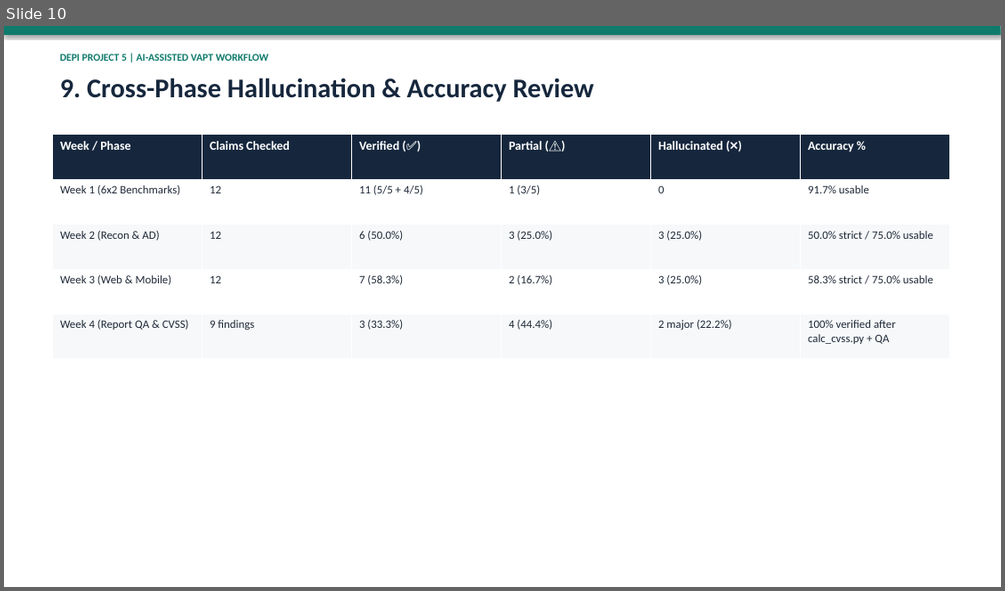
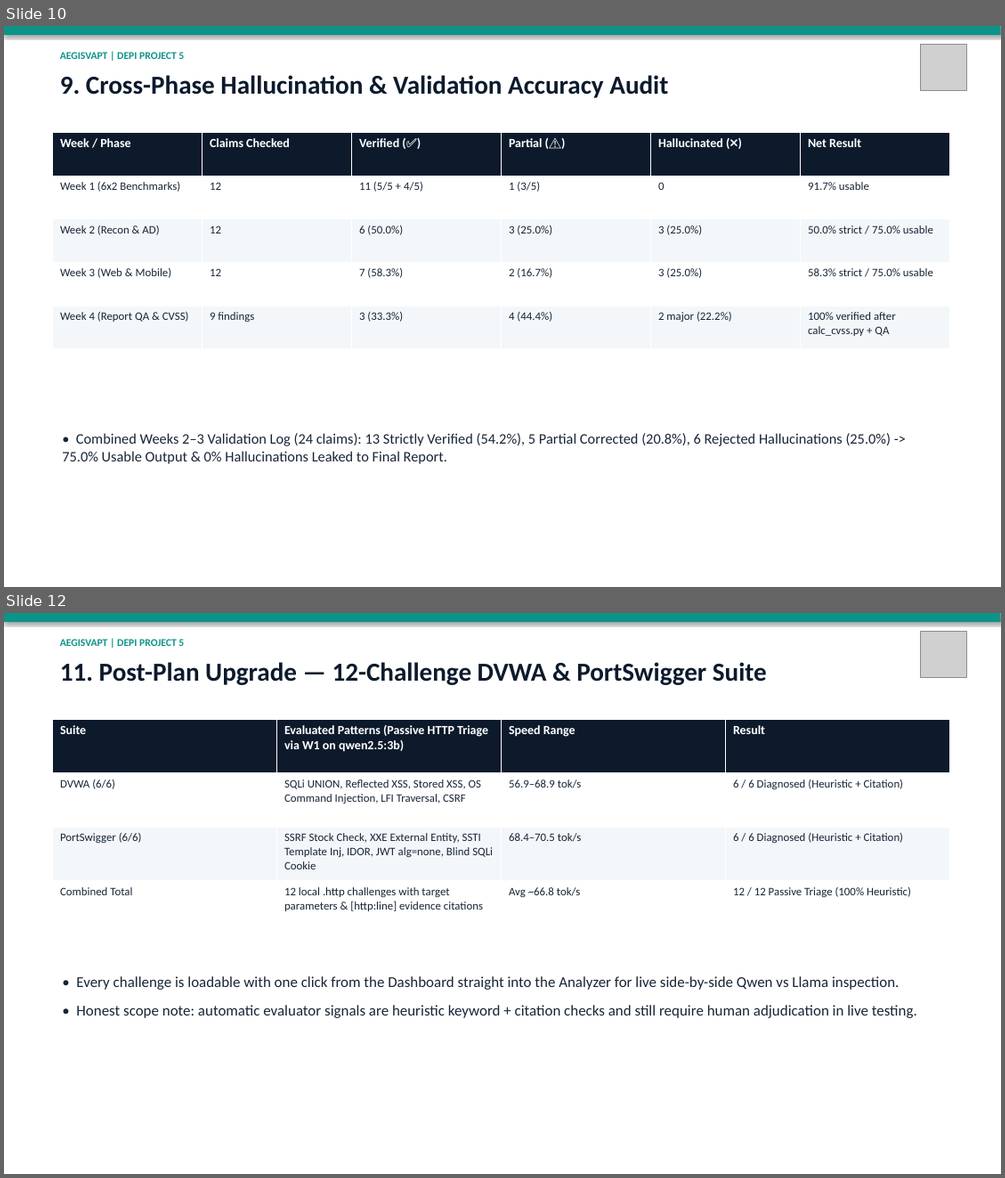
Before and after one commit to 7adadd/AI-Assisted-VAPT-Automation-Reporting-Workflow, a slide deck: deliverables/DEPI-Project5-Presentation.pptx. Shown one above the other, each under a label of ours: slide 10 before the commit, slides 10 and 12 after it; the slides between them are not shown. The pictures are 1005x591 and 1005x1178 pixels, drawn with LibreOffice and Linux fonts; fonts in the diff are those of the drawing; grey boxes stand for pictures. Boxes give left, top, right and bottom in pixels: in the first picture for what was removed or moved away, otherwise in the second. Text is boxed around its words. In the diff, an @@ line names an element or a change of style, - is before the commit and + after.

Commit message:
Polish AegisVAPT UI & logo, fix API/dashboard/graph/PoC bugs, add 15-slide deck & Arabic defense guide

```diff
--- a/deliverables/DEPI-Project5-Presentation.pptx
+++ b/deliverables/DEPI-Project5-Presentation.pptx
@@ slide 12 added at (4, 613, 1001, 1174), background #FFFFFF @@
@@ rectangle added at (4, 613, 1001, 622), fill #0D9488 @@
@@ text added at (60, 639, 184, 646), 10 pt, text #0D9488, bold @@
+AEGISVAPT | DEPI PROJECT 5
@@ picture added at (920, 631, 966, 677) @@
@@ text added at (60, 662, 767, 685), 25 pt, text #0C1A2C, bold @@
+11. Post-Plan Upgrade — 12-Challenge DVWA & PortSwigger Suite
@@ table added at (53, 719, 950, 934), 4 rows, 4 columns @@
+Suite | Evaluated Patterns (Passive HTTP Triage via W1 on qwen2.5:3b) | Speed Range | Result
+DVWA (6/6) | SQLi UNION, Reflected XSS, Stored XSS, OS Command Injection, LFI Traversal, CSRF | 56.9–68.9 tok/s | 6 / 6 Diagnosed (Heuristic + Citation)
+PortSwigger (6/6) | SSRF Stock Check, XXE External Entity, SSTI Template Inj, IDOR, JWT alg=none, Blind SQLi Cookie | 68.4–70.5 tok/s | 6 / 6 Diagnosed (Heuristic + Citation)
+Combined Total | 12 local .http challenges with target parameters & [http:line] evidence citations | Avg ~66.8 tok/s | 12 / 12 Passive Triage (100% Heuristic)
@@ text added at (76, 976, 917, 1018), 14.5 pt, text #172536 @@
+• Every challenge is loadable with one click from the Dashboard straight into the Analyzer for live side-by-side Qwen vs Llama inspection.
+• Honest scope note: automatic evaluator signals are heuristic keyword + citation checks and still require human adjudication in live testing.
@@ slide 10 changed as well @@
@@ rectangle at (4, 26, 1001, 35): fill #0F7B6C to #0D9488 @@
@@ text at (60, 52, 184, 59): text changed; text colour #0F7B6C to #0D9488 @@
-DEPI PROJECT 5 | AI-ASSISTED VAPT WORKFLOW
+AEGISVAPT | DEPI PROJECT 5
@@ picture added at (920, 44, 966, 90) @@
@@ text at (60, 75, 668, 98): text changed; size 26 to 25 pt; text colour #16273D to #0C1A2C @@
-9. Cross-Phase Hallucination & Accuracy Review
+9. Cross-Phase Hallucination & Validation Accuracy Audit
@@ table at (53, 132, 950, 349) @@
-row 1, column 6: Accuracy %
+row 1, column 6: Net Result
@@ fill #16273D to #0C1A2C in row 1 @@
@@ fill #F6F8FA to #F4F7FA in 12 cells @@
@@ text colour #1F2937 to #172536 in "Week 1 (6x2 Benchmarks)", "12", "11 (5/5 + 4/5)", "1 (3/5)" and 20 more places @@
@@ text added at (62, 433, 891, 464), 14 pt, text #172536 @@
+• Combined Weeks 2–3 Validation Log (24 claims): 13 Strictly Verified (54.2%), 5 Partial Corrected (20.8%), 6 Rejected Hallucinations (25.0%) -> 75.0% Usable Output & 0% Hallucinations Leaked to Final Report.
```
Also in this commit, not shown: 9 other slides changed, 4 other slides added, 2 slides removed, 22 other files.
